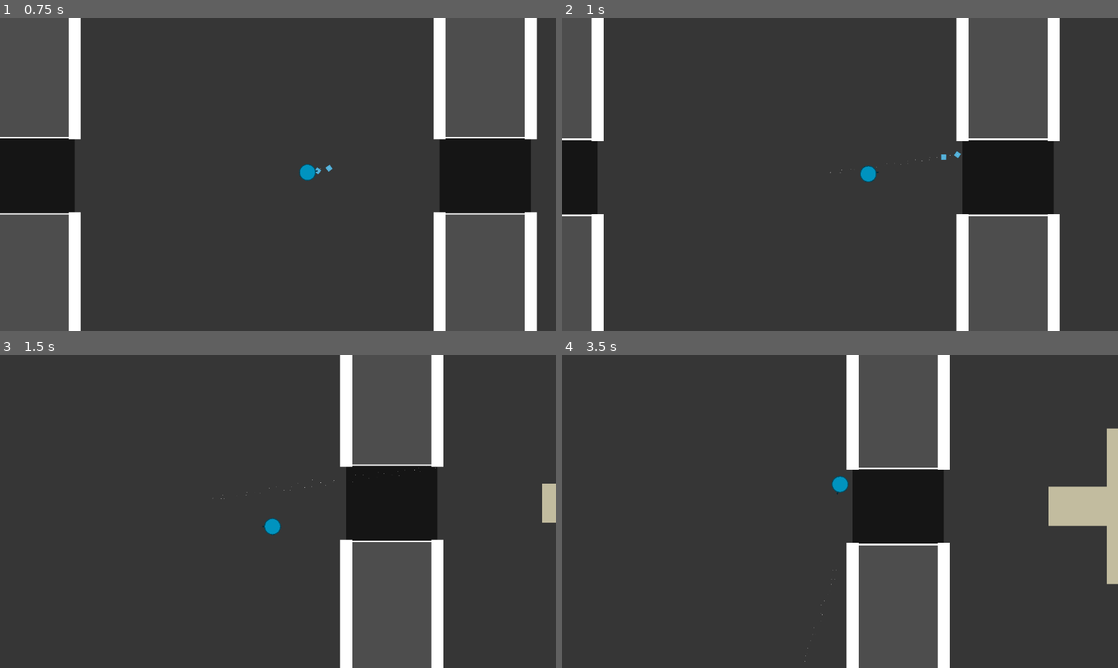
Above: before the commit, frames 1-4 (two rows, left to right).
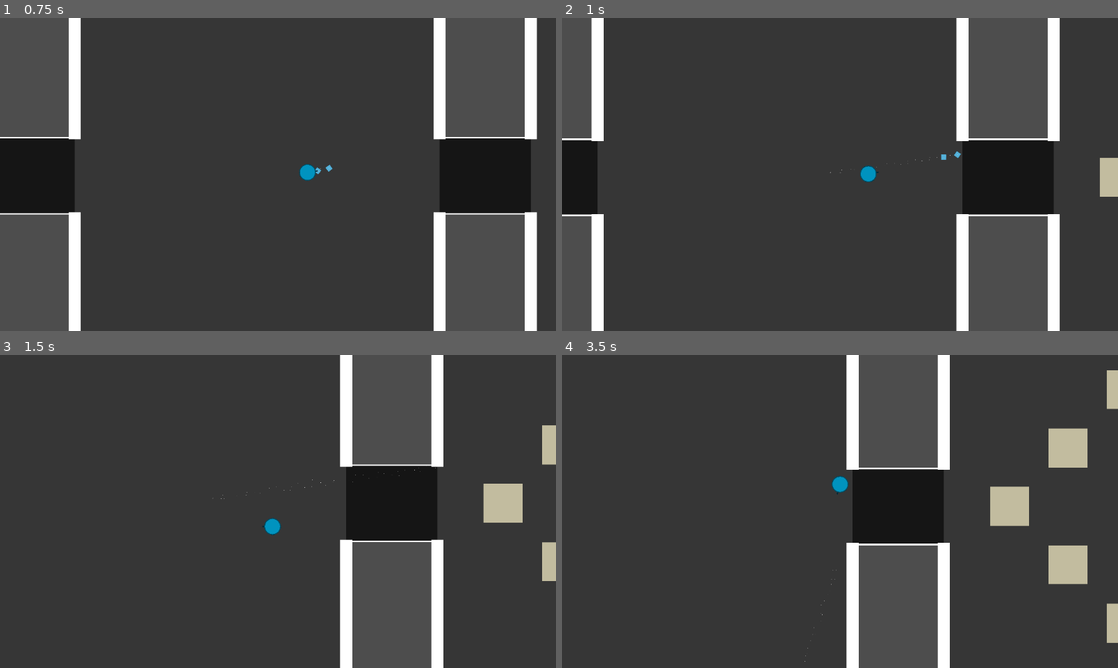
Above: after the commit, the same moments.

Repository: doanryderrhythm/thesis-1-vng-game
Game: Godot game, scene res://scenes/main_scenes/play_scene.tscn
Two runs of this game, one before a commit and one after it. Both use one fixed random seed, a clock stepped at 60 frames per second and the inputs below.
Inputs (mouse positions are in pixels of both pictures, inside the frame that each line leads up to):
- Up to frame 1 (0.75 s): tap Enter at 0.5 s; move the mouse to (400, 158) at 0.52 s; hold Right (right) from 0.53 s (still down); tap Space (dash) at 0.6 s; click (400, 158) at 0.67 s
- Up to frame 2 (1 s): keep holding Right (right)
- Up to frame 3 (1.5 s): move the mouse to (166, 527) at 1.27 s; release Right (right) at 1.28 s; hold Down (down) from 1.28 s (still down); tap Space (dash) at 1.35 s
- Up to frame 4 (3.5 s): move the mouse to (895, 442) at 2.02 s; release Down (down) at 2.03 s; hold Right (right) 2.03-2.78 s; tap Space (dash) at 2.1, 2.85 s; move the mouse to (812, 574) at 2.77 s; hold Up (up) from 2.78 s (still down); click (812, 574) at 2.92 s

Frame 1 is identical in both runs. In frame 2, 0.4% of the frame differs, in the area x 96-100%, y 44-58%; in frame 3, 1.8%; in frame 4, 5.5%, in the area x 77-100%, y 4-92%.

Commit message:
Refactored game manager, added more stage stats, and rebalanced difficulties

Diff:
--- /dev/null
+++ b/untitled-thesis-1-game/resources/enemies/enemies_listener.tres
@@ -0,0 +1,23 @@
+[gd_resource type="Resource" script_class="EnemiesListener" format=3 uid="uid://calvsiy73fi5l"]
+
+[ext_resource type="PackedScene" uid="uid://da4w0sgnhycg7" path="res://scenes/enemies/circle/circle_enemy_1-1.tscn" id="1_5vmdj"]
+[ext_resource type="Script" uid="uid://code1p5pebgiw" path="res://scripts/resources/resource_enemy_listener.gd" id="1_6ssju"]
+[ext_resource type="PackedScene" uid="uid://cp3s0abd16ks3" path="res://scenes/enemies/circle/circle_enemy_2-1.tscn" id="2_so6je"]
+[ext_resource type="PackedScene" uid="uid://boxsg1smhq6kq" path="res://scenes/enemies/circle/circle_enemy_3-1.tscn" id="3_ihj0l"]
+[ext_resource type="PackedScene" uid="uid://cspfvmafj6w0w" path="res://scenes/enemies/circle/circle_enemy_4-1.tscn" id="4_2ac02"]
+[ext_resource type="PackedScene" uid="uid://bf7tv2i3hp1ak" path="res://scenes/enemies/diamond/diamond_enemy_1-1.tscn" id="5_3gs4f"]
+[ext_resource type="PackedScene" uid="uid://cc584ro7soivf" path="res://scenes/enemies/diamond/diamond_enemy_2-1.tscn" id="6_rcj08"]
+[ext_resource type="PackedScene" uid="uid://c2atpqx4dojva" path="res://scenes/enemies/diamond/diamond_enemy_4-1.tscn" id="7_c4lmk"]
+[ext_resource type="PackedScene" uid="uid://c2firsemsfn3b" path="res://scenes/enemies/square/square_enemy_1-1.tscn" id="8_8fr5y"]
+[ext_resource type="PackedScene" uid="uid://dnqfmkev8e51b" path="res://scenes/enemies/square/square_enemy_2-1.tscn" id="9_lpqej"]
+[ext_resource type="PackedScene" uid="uid://cyltc6qslavpc" path="res://scenes/enemies/square/square_enemy_4-1.tscn" id="10_8iqrk"]
+[ext_resource type="PackedScene" uid="uid://b5dex5jq2h8p" path="res://scenes/enemies/triangle/triangle_enemy_1-1.tscn" id="11_j4aff"]
+[ext_resource type="PackedScene" uid="uid://bibrjcwhh3fup" path="res://scenes/enemies/triangle/triangle_enemy_1-2.tscn" id="12_86tju"]
+[ext_resource type="PackedScene" uid="uid://tdoe7jghuggg" path="res://scenes/enemies/triangle/triangle_enemy_2-1.tscn" id="13_b8tlt"]
+[ext_resource type="PackedScene" uid="uid://c48635auxjeq8" path="res://scenes/enemies/triangle/triangle_enemy_3-1.tscn" id="14_u65mp"]
+[ext_resource type="PackedScene" uid="uid://lv1wtanadk56" path="res://scenes/enemies/triangle/triangle_enemy_3-2.tscn" id="15_allpf"]
+
+[resource]
+script = ExtResource("1_6ssju")
+enemies = Array[PackedScene]([ExtResource("1_5vmdj"), ExtResource("2_so6je"), ExtResource("3_ihj0l"), ExtResource("4_2ac02"), ExtResource("5_3gs4f"), ExtResource("6_rcj08"), ExtResource("7_c4lmk"), ExtResource("8_8fr5y"), ExtResource("9_lpqej"), ExtResource("10_8iqrk"), ExtResource("11_j4aff"), ExtResource("12_86tju"), ExtResource("13_b8tlt"), ExtResource("14_u65mp"), ExtResource("15_allpf")])
+metadata/_custom_type_script = "uid://code1p5pebgiw"
--- /dev/null
+++ b/untitled-thesis-1-game/resources/rooms/rooms_listener.tres
@@ -0,0 +1,19 @@
+[gd_resource type="Resource" script_class="RoomsListener" format=3 uid="uid://ct527idcq8lti"]
+
+[ext_resource type="Script" uid="uid://c2jo4inf8j6aj" path="res://scripts/resources/resource_room_listener.gd" id="1_6r8bo"]
+[ext_resource type="PackedScene" uid="uid://b88pqvvq52eqy" path="res://scenes/rooms/rooms_design/room_0.tscn" id="1_867op"]
+[ext_resource type="PackedScene" uid="uid://8gb0slnf4lms" path="res://scenes/rooms/rooms_design/room_1.tscn" id="2_1p8ey"]
+[ext_resource type="PackedScene" uid="uid://bk25p8otpm3d1" path="res://scenes/rooms/rooms_design/room_2.tscn" id="3_5a0ab"]
+[ext_resource type="PackedScene" uid="uid://hjsgcrcnvn1o" path="res://scenes/rooms/rooms_design/room_3.tscn" id="4_scn6p"]
+[ext_resource type="PackedScene" uid="uid://cehpvqresdr2s" path="res://scenes/rooms/rooms_design/room_4.tscn" id="5_3iihj"]
+[ext_resource type="PackedScene" uid="uid://uyjb82dws7ct" path="res://scenes/rooms/rooms_design/room_5.tscn" id="6_yrgmq"]
+[ext_resource type="PackedScene" uid="uid://btmje44g4fy1u" path="res://scenes/rooms/rooms_design/room_6.tscn" id="7_1upk5"]
+[ext_resource type="PackedScene" uid="uid://cqfnf74dvp5mf" path="res://scenes/rooms/rooms_design/room_7.tscn" id="8_43mpa"]
+[ext_resource type="PackedScene" uid="uid://birox56j4wwti" path="res://scenes/rooms/rooms_design/room_8.tscn" id="9_sd11n"]
+[ext_resource type="PackedScene" uid="uid://c01anlqftamcu" path="res://scenes/rooms/rooms_design/room_9.tscn" id="10_wte7b"]
+[ext_resource type="PackedScene" uid="uid://ddigty0sawgc8" path="res://scenes/rooms/rooms_design/room_10.tscn" id="11_hrke2"]
+
+[resource]
+script = ExtResource("1_6r8bo")
+rooms = Array[PackedScene]([ExtResource("1_867op"), ExtResource("2_1p8ey"), ExtResource("3_5a0ab"), ExtResource("4_scn6p"), ExtResource("5_3iihj"), ExtResource("6_yrgmq"), ExtResource("7_1upk5"), ExtResource("8_43mpa"), ExtResource("9_sd11n"), ExtResource("10_wte7b"), ExtResource("11_hrke2")])
+metadata/_custom_type_script = "uid://c2jo4inf8j6aj"
--- /dev/null
+++ b/untitled-thesis-1-game/resources/stages/stage_stats_10.tres
@@ -0,0 +1,12 @@
+[gd_resource type="Resource" script_class="StageStats" format=3 uid="uid://b7ofrrhff0g21"]
+
+[ext_resource type="Script" uid="uid://ckywq5677c365" path="res://scripts/resources/resource_stage.gd" id="1_wp5e7"]
+
+[resource]
+script = ExtResource("1_wp5e7")
+time_to_pass = 1400
+phase_count = 3
+min_enemy = 9
+max_enemy = 12
+is_lazer = true
+is_spike = true
--- /dev/null
+++ b/untitled-thesis-1-game/resources/stages/stage_stats_11.tres
@@ -0,0 +1,12 @@
+[gd_resource type="Resource" script_class="StageStats" format=3 uid="uid://dbps7isl6pjvk"]
+
+[ext_resource type="Script" uid="uid://ckywq5677c365" path="res://scripts/resources/resource_stage.gd" id="1_ou527"]
+
+[resource]
+script = ExtResource("1_ou527")
+time_to_pass = 1700
+phase_count = 2
+min_enemy = 11
+max_enemy = 14
+is_lazer = true
+is_spike = true
--- /dev/null
+++ b/untitled-thesis-1-game/resources/stages/stage_stats_12.tres
@@ -0,0 +1,12 @@
+[gd_resource type="Resource" script_class="StageStats" format=3 uid="uid://bb0qxalji0sv5"]
+
+[ext_resource type="Script" uid="uid://ckywq5677c365" path="res://scripts/resources/resource_stage.gd" id="1_x0y3p"]
+
+[resource]
+script = ExtResource("1_x0y3p")
+time_to_pass = 2000
+phase_count = 3
+min_enemy = 12
+max_enemy = 14
+is_lazer = true
+is_spike = true
--- a/untitled-thesis-1-game/resources/stages/stage_stats_2.tres
+++ b/untitled-thesis-1-game/resources/stages/stage_stats_2.tres
@@ -1,10 +1,11 @@
-[gd_resource type="Resource" script_class="StageStats" format=3 uid="uid://1ucpidn0h7yv"]
+[gd_resource type="Resource" script_class="StageStats" format=3 uid="uid://sydt0bf4bwr7"]
 
 [ext_resource type="Script" uid="uid://ckywq5677c365" path="res://scripts/resources/resource_stage.gd" id="1_mhaby"]
 
 [resource]
 script = ExtResource("1_mhaby")
 time_to_pass = 80
-phase_count = 2
-min_enemy = 3
-max_enemy = 5
+phase_count = 1
+min_enemy = 2
+max_enemy = 3
+is_spike = true
--- a/untitled-thesis-1-game/resources/stages/stage_stats_3.tres
+++ b/untitled-thesis-1-game/resources/stages/stage_stats_3.tres
@@ -1,10 +1,10 @@
-[gd_resource type="Resource" script_class="StageStats" format=3 uid="uid://fgbjawbsaai3"]
+[gd_resource type="Resource" script_class="StageStats" format=3 uid="uid://1ucpidn0h7yv"]
 
 [ext_resource type="Script" uid="uid://ckywq5677c365" path="res://scripts/resources/resource_stage.gd" id="1_x8jue"]
 
 [resource]
 script = ExtResource("1_x8jue")
-time_to_pass = 140
+time_to_pass = 180
 phase_count = 2
-min_enemy = 5
-max_enemy = 7
+min_enemy = 3
+max_enemy = 5
--- a/untitled-thesis-1-game/resources/stages/stage_stats_4.tres
+++ b/untitled-thesis-1-game/resources/stages/stage_stats_4.tres
@@ -1,10 +1,11 @@
-[gd_resource type="Resource" script_class="StageStats" format=3 uid="uid://dtxkd4fyaa8qv"]
+[gd_resource type="Resource" script_class="StageStats" format=3 uid="uid://ceatmecwqqxt6"]
 
 [ext_resource type="Script" uid="uid://ckywq5677c365" path="res://scripts/resources/resource_stage.gd" id="1_xdsio"]
 
 [resource]
 script = ExtResource("1_xdsio")
-time_to_pass = 180
-phase_count = 3
-min_enemy = 7
-max_enemy = 10
+time_to_pass = 300
+phase_count = 2
+min_enemy = 3
+max_enemy = 5
+is_lazer = true
--- a/untitled-thesis-1-game/resources/stages/stage_stats_5.tres
+++ b/untitled-thesis-1-game/resources/stages/stage_stats_5.tres
@@ -1,10 +1,10 @@
-[gd_resource type="Resource" script_class="StageStats" format=3 uid="uid://cibrpm6ewxtac"]
+[gd_resource type="Resource" script_class="StageStats" format=3 uid="uid://fgbjawbsaai3"]
 
 [ext_resource type="Script" uid="uid://ckywq5677c365" path="res://scripts/resources/resource_stage.gd" id="1_j3fxr"]
 
 [resource]
 script = ExtResource("1_j3fxr")
-time_to_pass = 240
-phase_count = 3
-min_enemy = 9
-max_enemy = 12
+time_to_pass = 420
+phase_count = 2
+min_enemy = 5
+max_enemy = 7
--- a/untitled-thesis-1-game/resources/stages/stage_stats_6.tres
+++ b/untitled-thesis-1-game/resources/stages/stage_stats_6.tres
@@ -1,10 +1,11 @@
-[gd_resource type="Resource" script_class="StageStats" format=3 uid="uid://dbps7isl6pjvk"]
+[gd_resource type="Resource" script_class="StageStats" format=3 uid="uid://df7iukrs7uhuj"]
 
 [ext_resource type="Script" uid="uid://ckywq5677c365" path="res://scripts/resources/resource_stage.gd" id="1_pipr8"]
 
 [resource]
 script = ExtResource("1_pipr8")
-time_to_pass = 320
+time_to_pass = 600
 phase_count = 2
-min_enemy = 11
-max_enemy = 14
+min_enemy = 5
+max_enemy = 7
+is_spike = true
--- a/untitled-thesis-1-game/resources/stages/stage_stats_7.tres
+++ b/untitled-thesis-1-game/resources/stages/stage_stats_7.tres
@@ -1,10 +1,11 @@
-[gd_resource type="Resource" script_class="StageStats" format=3 uid="uid://bb0qxalji0sv5"]
+[gd_resource type="Resource" script_class="StageStats" format=3 uid="uid://dtxkd4fyaa8qv"]
 
 [ext_resource type="Script" uid="uid://ckywq5677c365" path="res://scripts/resources/resource_stage.gd" id="1_8fori"]
 
 [resource]
 script = ExtResource("1_8fori")
-time_to_pass = 450
+time_to_pass = 750
 phase_count = 3
-min_enemy = 12
-max_enemy = 14
+min_enemy = 7
+max_enemy = 10
+is_lazer = true
--- /dev/null
+++ b/untitled-thesis-1-game/resources/stages/stage_stats_8.tres
@@ -0,0 +1,12 @@
+[gd_resource type="Resource" script_class="StageStats" format=3 uid="uid://b1du0gdj7hwu4"]
+
+[ext_resource type="Script" uid="uid://ckywq5677c365" path="res://scripts/resources/resource_stage.gd" id="1_71wew"]
+
+[resource]
+script = ExtResource("1_71wew")
+time_to_pass = 920
+phase_count = 3
+min_enemy = 7
+max_enemy = 10
+is_lazer = true
+is_spike = true
--- /dev/null
+++ b/untitled-thesis-1-game/resources/stages/stage_stats_9.tres
@@ -0,0 +1,11 @@
+[gd_resource type="Resource" script_class="StageStats" format=3 uid="uid://cibrpm6ewxtac"]
+
+[ext_resource type="Script" uid="uid://ckywq5677c365" path="res://scripts/resources/resource_stage.gd" id="1_hq4sg"]
+
+[resource]
+script = ExtResource("1_hq4sg")
+time_to_pass = 1100
+phase_count = 3
+min_enemy = 9
+max_enemy = 12
+is_spike = true
--- /dev/null
+++ b/untitled-thesis-1-game/resources/stages/stage_stats_listener.tres
@@ -0,0 +1,21 @@
+[gd_resource type="Resource" format=3 uid="uid://dilsorj8q08il"]
+
+[ext_resource type="Script" uid="uid://bjtl6d1tnj5e1" path="res://scripts/resources/resource_stage_listener.gd" id="1_rdugh"]
+[ext_resource type="Script" uid="uid://ckywq5677c365" path="res://scripts/resources/resource_stage.gd" id="2_5a2ie"]
+[ext_resource type="Resource" uid="uid://bn40fw25pq5v6" path="res://resources/stages/stage_stats_0.tres" id="3_ri1mq"]
+[ext_resource type="Resource" uid="uid://bvlst0bgmuo3v" path="res://resources/stages/stage_stats_1.tres" id="4_sor4p"]
+[ext_resource type="Resource" uid="uid://sydt0bf4bwr7" path="res://resources/stages/stage_stats_2.tres" id="5_da5ld"]
+[ext_resource type="Resource" uid="uid://1ucpidn0h7yv" path="res://resources/stages/stage_stats_3.tres" id="6_fhvkv"]
+[ext_resource type="Resource" uid="uid://ceatmecwqqxt6" path="res://resources/stages/stage_stats_4.tres" id="7_anbsa"]
+[ext_resource type="Resource" uid="uid://fgbjawbsaai3" path="res://resources/stages/stage_stats_5.tres" id="8_dqhjd"]
+[ext_resource type="Resource" uid="uid://df7iukrs7uhuj" path="res://resources/stages/stage_stats_6.tres" id="9_fdkg8"]
+[ext_resource type="Resource" uid="uid://dtxkd4fyaa8qv" path="res://resources/stages/stage_stats_7.tres" id="10_jkqwh"]
+[ext_resource type="Resource" uid="uid://b1du0gdj7hwu4" path="res://resources/stages/stage_stats_8.tres" id="11_ii5ww"]
+[ext_resource type="Resource" uid="uid://cibrpm6ewxtac" path="res://resources/stages/stage_stats_9.tres" id="12_57667"]
+[ext_resource type="Resource" uid="uid://b7ofrrhff0g21" path="res://resources/stages/stage_stats_10.tres" id="13_582vm"]
+[ext_resource type="Resource" uid="uid://dbps7isl6pjvk" path="res://resources/stages/stage_stats_11.tres" id="14_algsn"]
+[ext_resource type="Resource" uid="uid://bb0qxalji0sv5" path="res://resources/stages/stage_stats_12.tres" id="15_lutob"]
+
+[resource]
+script = ExtResource("1_rdugh")
+stages = Array[ExtResource("2_5a2ie")]([ExtResource("3_ri1mq"), ExtResource("4_sor4p"), ExtResource("5_da5ld"), ExtResource("6_fhvkv"), ExtResource("7_anbsa"), ExtResource("8_dqhjd"), ExtResource("9_fdkg8"), ExtResource("10_jkqwh"), ExtResource("11_ii5ww"), ExtResource("12_57667"), ExtResource("13_582vm"), ExtResource("14_algsn"), ExtResource("15_lutob")])
--- a/untitled-thesis-1-game/scenes/rooms/rooms_design/room_10.tscn
+++ b/untitled-thesis-1-game/scenes/rooms/rooms_design/room_10.tscn
@@ -10,5 +10,5 @@
 tile_map_data = PackedByteArray("AAD+////AAAAAAAAAAD+/wAAAAAAAAAAAAD/////AAAAAAAAAAD//wAAAAAAAAAAAAAAAP//AAAAAAAAAAAAAA …(432 unchanged characters)…
 tile_set = ExtResource("2_s7smi")
 
-[node name="NavigationRegion2D" parent="." index="7" unique_id=1834800968]
+[node name="NavigationRegion2D" parent="." index="10" unique_id=1834800968]
 visible = false
--- a/untitled-thesis-1-game/scripts/autoload/game_manager.gd
+++ b/untitled-thesis-1-game/scripts/autoload/game_manager.gd
@@ -10,10 +10,11 @@
 var current_phase: int = 0
 var max_phase: int = 0
 
-var min_enemies_num: int
-var max_enemies_num: int
 var enemies_num: int
 var current_enemies_num: int
+
+var is_lazer: bool
+var is_spike: bool
 
 var enemy_particles: PackedScene = preload("res://effects/base_enemy_spawn.tscn")
 var enemy_scenes: Array[PackedScene] = []
@@ -46,80 +47,25 @@
 		play_time_change.emit()
 		if play_time_int >= stage_stats[current_level].time_to_pass and current_level + 1 < stage_stats.size():
 			current_level += 1
-			min_enemies_num = stage_stats[current_level].min_enemy
-			max_enemies_num = stage_stats[current_level].max_enemy
 			max_min_enemy_change.emit()
 
 func set_up_rooms() -> void:
-	var paths: Array[String] = [
-		"res://scenes/rooms/rooms_design/"
-	]
-
-	execute_directories(paths, room_scenes)
+	var listener: RoomsListener = load("res://resources/rooms/rooms_listener.tres")
+	room_scenes = listener.rooms
 
 func set_up_stage_stats() -> void:
-	var paths: Array[String] = [
-		"res://resources/stages/"
-	]
-
-	for path in paths:
-		var dir := DirAccess.open(path)
-		if dir == null:
-			push_error("Failed to open dir: " + path)
-			continue
-
-		dir.list_dir_begin()
-		var file_name := dir.get_next()
-
-		while file_name != "":
-			if not dir.current_is_dir() and file_name.ends_with(".tres"):
-				var resource_path = path + "/" + file_name
-				var resource = load(resource_path)
-				if resource:
-					stage_stats.push_back(resource)
-			file_name = dir.get_next()
-
-		dir.list_dir_end()
+	var listener: StageStatsListener = load("res://resources/stages/stage_stats_listener.tres")
+	stage_stats = listener.stages
 
 func set_up_enemies() -> void:
-	var paths: Array[String] = [
-		"res://scenes/enemies/circle/",
-		"res://scenes/enemies/diamond/",
-		"res://scenes/enemies/square/",
-		"res://scenes/enemies/triangle/",
-	]
-
-	execute_directories(paths, enemy_scenes)
-
-	if enemy_scenes.size() == 0:
-		return
-
-	min_enemies_num = stage_stats[current_level].min_enemy
-	max_enemies_num = stage_stats[current_level].max_enemy
-
-func execute_directories(paths: Array[String], scenes: Array[PackedScene]) -> void:
-	for path in paths:
-		var dir := DirAccess.open(path)
-		if dir == null:
-			push_error("Failed to open dir: " + path)
-			continue
-
-		dir.list_dir_begin()
-		var file_name := dir.get_next()
-
-		while file_name != "":
-			if not dir.current_is_dir() and file_name.ends_with(".tscn"):
-				var scene_path = path + "/" + file_name
-				var scene = load(scene_path)
-				if scene:
-					scenes.push_back(scene)
-			file_name = dir.get_next()
-
-		dir.list_dir_end()
+	var listener: EnemiesListener = load("res://resources/enemies/enemies_listener.tres")
+	enemy_scenes = listener.enemies
 
 func start_stage() -> void:
 	ongoing_level = current_level
 	current_phase = stage_stats[ongoing_level].phase_count
+	is_lazer = stage_stats[ongoing_level].is_lazer
+	is_spike = stage_stats[ongoing_level].is_spike
 	pass
 
 func spawn_enemies(first_point: Vector2, last_point: Vector2) -> void:
@@ -223,7 +169,7 @@
 		if _room == null:
 			return
 		_room.is_executed = true
-		_room.call_deferred("toggle_doors", false)
+		_room.call_deferred("start_stage", false)
 		create_available_rooms(current_id_x, current_id_y)
 
 func find_room(_id_x: int, _id_y: int) -> Room:
--- a/untitled-thesis-1-game/scripts/enemies/base_enemy.gd
+++ b/untitled-thesis-1-game/scripts/enemies/base_enemy.gd
@@ -19,6 +19,12 @@
 
 	dead.connect(GameManager.deduct_enemies)
 	goal = GameManager.player
+
+	if !is_instance_valid(goal):
+		if is_instance_valid(self):
+			queue_free()
+		return
+
 	navigation_agent.target_position = goal.global_transform.origin
 
 	for marker in shoot_markers_storer.get_children():
--- /dev/null
+++ b/untitled-thesis-1-game/scripts/resources/resource_enemy_listener.gd
@@ -0,0 +1,4 @@
+extends Resource
+class_name EnemiesListener
+
+@export var enemies: Array[PackedScene]
--- a/untitled-thesis-1-game/scripts/resources/resource_level.gd
+++ /dev/null
@@ -1,8 +0,0 @@
-extends Resource
-class_name LevelStats
-
-@export var max_phase: int
-
-@export var enemies: Array[PackedScene]
-@export var min_enemies_num: int
-@export var max_enemies_num: int
--- /dev/null
+++ b/untitled-thesis-1-game/scripts/resources/resource_room_listener.gd
@@ -0,0 +1,4 @@
+extends Resource
+class_name RoomsListener
+
+@export var rooms: Array[PackedScene]
--- a/untitled-thesis-1-game/scripts/resources/resource_stage.gd
+++ b/untitled-thesis-1-game/scripts/resources/resource_stage.gd
@@ -7,3 +7,6 @@
 
 @export var min_enemy: int
 @export var max_enemy: int
+
+@export var is_lazer: bool
+@export var is_spike: bool
--- /dev/null
+++ b/untitled-thesis-1-game/scripts/resources/resource_stage_listener.gd
@@ -0,0 +1,4 @@
+extends Resource
+class_name StageStatsListener
+
+@export var stages: Array[StageStats]
--- a/untitled-thesis-1-game/scripts/room/base_room.gd
+++ b/untitled-thesis-1-game/scripts/room/base_room.gd
@@ -21,7 +21,7 @@
 @onready var spike_way_points: Node2D = $SpikeWayPoints
 
 func _ready() -> void:
-	toggle_doors(false)
+	start_stage(false)
 	pass
 
 func init_detail(_id_x: int, _id_y: int) -> void:
@@ -31,11 +31,11 @@
 	is_executed = false
 	print(str(id_x) + ", " + str(id_y))
 
-func toggle_doors(is_toggled: bool) -> void:
+func start_stage(is_toggled: bool) -> void:
 	doors.visible = is_toggled
 	if is_toggled:
-		lazer_timer.start()
-		spike_timer.start()
+		if GameManager.is_lazer: lazer_timer.start()
+		if GameManager.is_spike: spike_timer.start()
 		doors.process_mode = Node.PROCESS_MODE_INHERIT
 	else:
 		lazer_timer.stop()
@@ -47,7 +47,7 @@
 	if is_executed or (id_x == 0 and id_y == 0):
 		return
 
-	call_deferred("toggle_doors", true)
+	call_deferred("start_stage", true)
 	GameManager.delete_room(id_x, id_y)
 	GameManager.current_id_x = id_x
 	GameManager.current_id_y = id_y
Not shown, added: untitled-thesis-1-game/scripts/resources/resource_enemy_listener.gd.uid
Not shown, removed: untitled-thesis-1-game/scripts/resources/resource_level.gd.uid
Not shown, added: untitled-thesis-1-game/scripts/resources/resource_room_listener.gd.uid
Not shown, added: untitled-thesis-1-game/scripts/resources/resource_stage_listener.gd.uid
